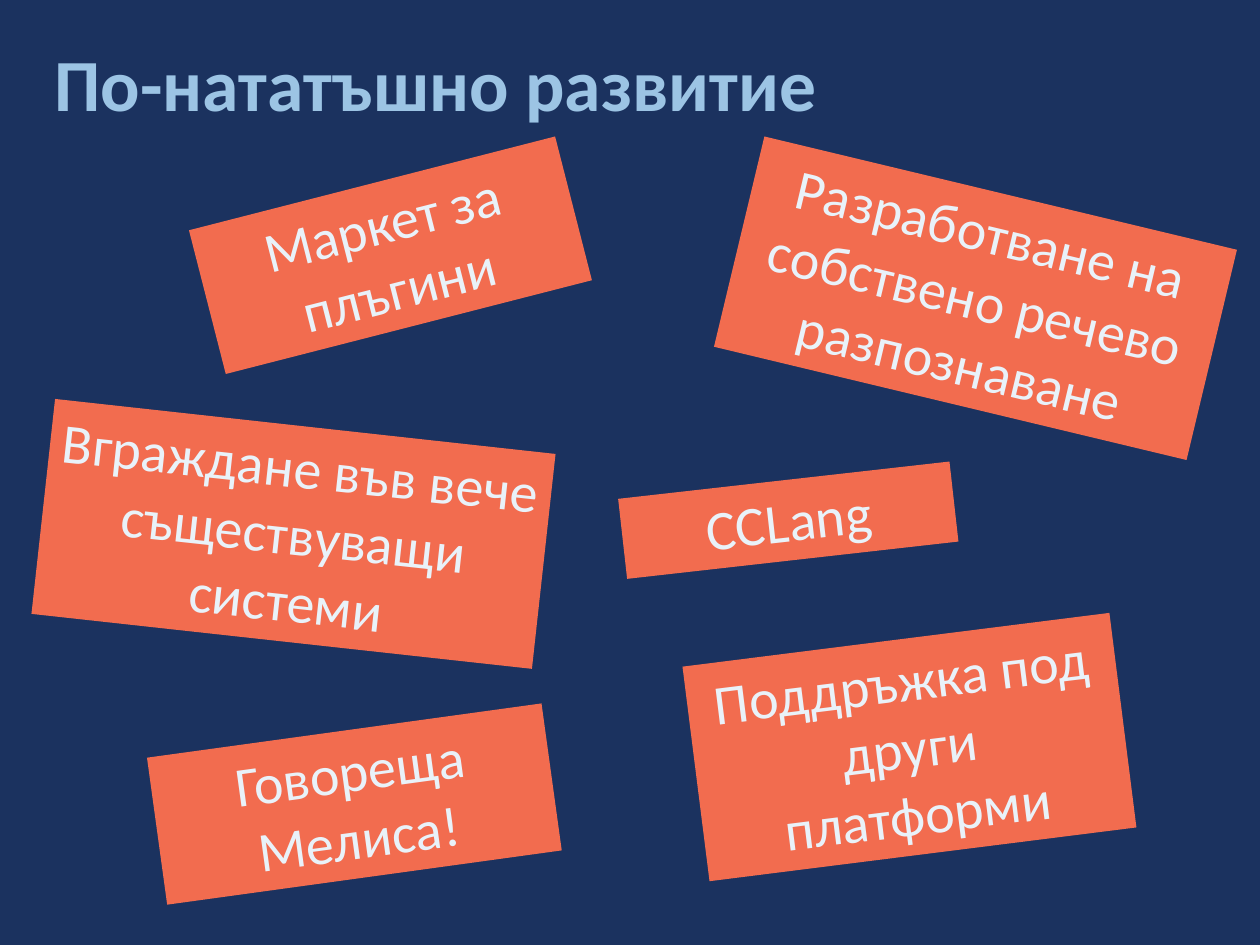
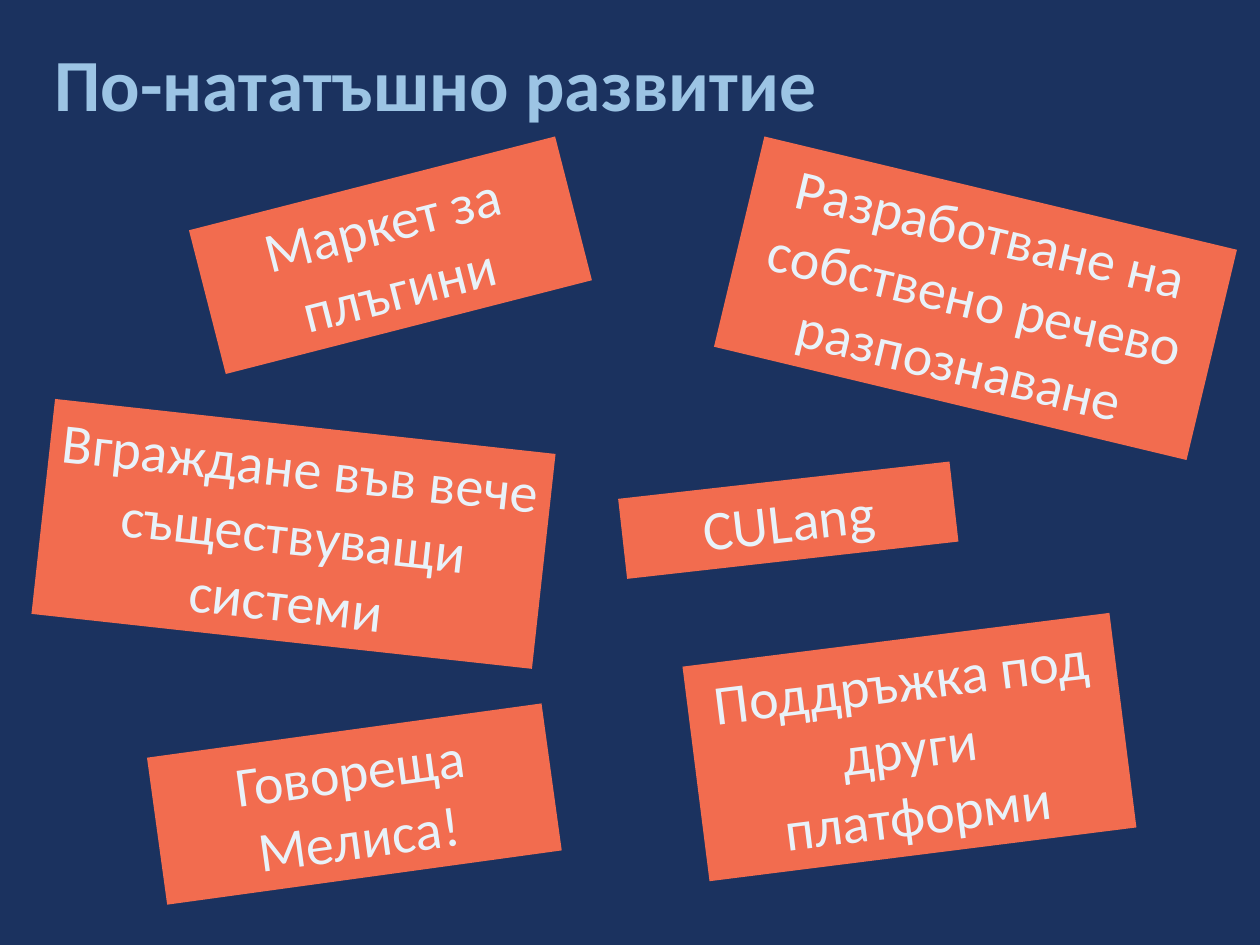
Before and after one commit to ModernSteward/ModernSteward, a slide deck: slide 16 of Presentation/Presentation new style.pptx (slide 15 before the commit). Drawn at 1260x945 pixels with LibreOffice and Linux fonts; fonts in the diff are those of the drawing. Boxes give left, top, right and bottom in pixels: in the first picture for what was removed or moved away, otherwise in the second. Text is boxed around its words. In the diff, an @@ line names an element or a change of style, - is before the commit and + after.

```diff
--- a/Presentation/Presentation new style.pptx
+++ b/Presentation/Presentation new style.pptx
@@ text in rectangle at bbox=[705, 506, 876, 565]: text changed @@
-CCLang
+CULang
```
Also in this commit, not shown: 2 other slides changed, 1 slide added, 31 other files.
